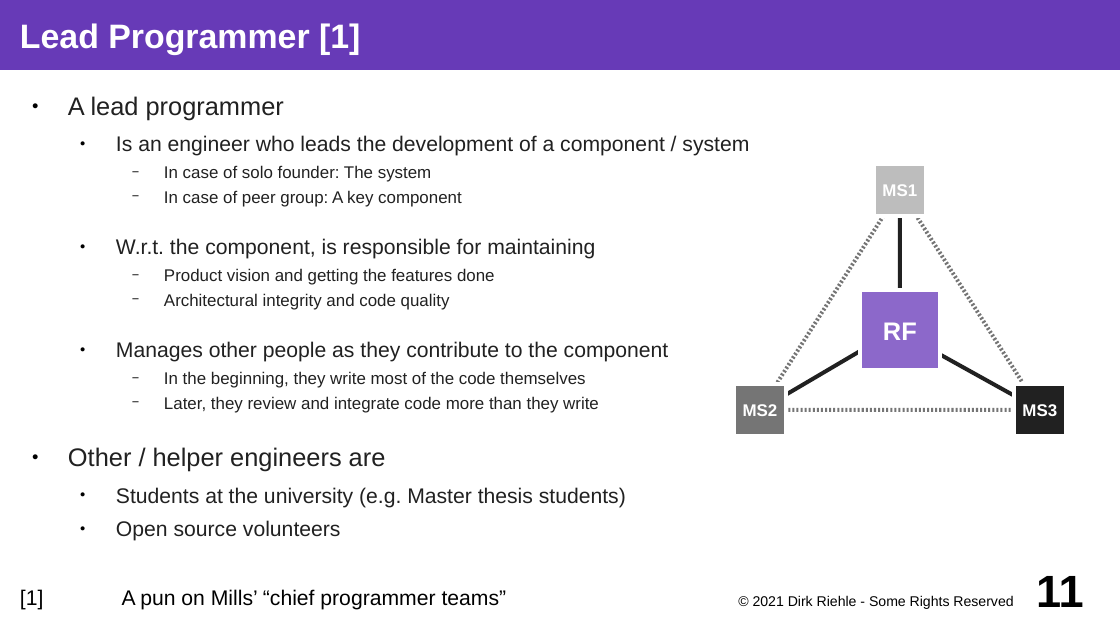
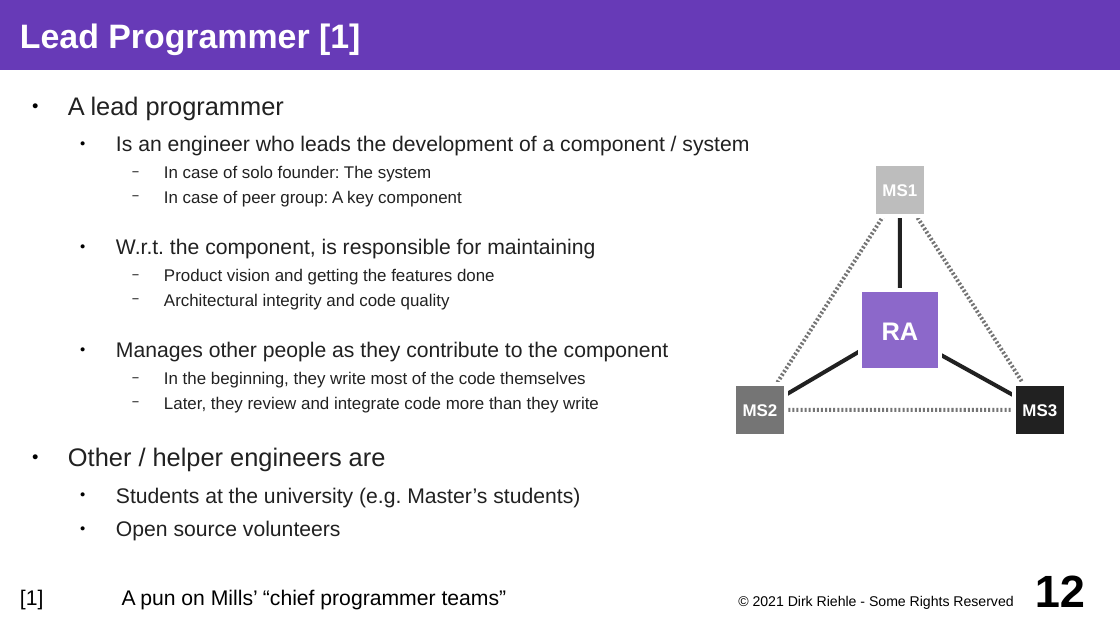
Before and after one commit to dirkriehle/coss-course, a slide deck: slide 12 of Lecture slides/COSS D02 - Research and Startup.odp (slide 11 before the commit). Drawn at 1120x630 pixels with LibreOffice and Linux fonts; fonts in the diff are those of the drawing. Boxes give left, top, right and bottom in pixels: in the first picture for what was removed or moved away, otherwise in the second. Text is boxed around its words. In the diff, an @@ line names an element or a change of style, - is before the commit and + after.

Commit message:
Updated D02 on lead programmer model and illustration

```diff
--- a/Lecture slides/COSS D02 - Research and Startup.odp
+++ b/Lecture slides/COSS D02 - Research and Startup.odp
@@ text in rectangle at bbox=[882, 322, 919, 340]: text changed @@
-RF
+RA
@@ text at bbox=[116, 487, 580, 508]: text changed @@
-  ● Students at the university (e.g. Master thesis students)
+  ● Students at the university (e.g. Master’s students)
@@ page number at bbox=[1035, 575, 1085, 607]: text changed @@
-11
+12
```
Also in this commit, not shown: 8 other slides changed, 7 slides added, 2 other files.
